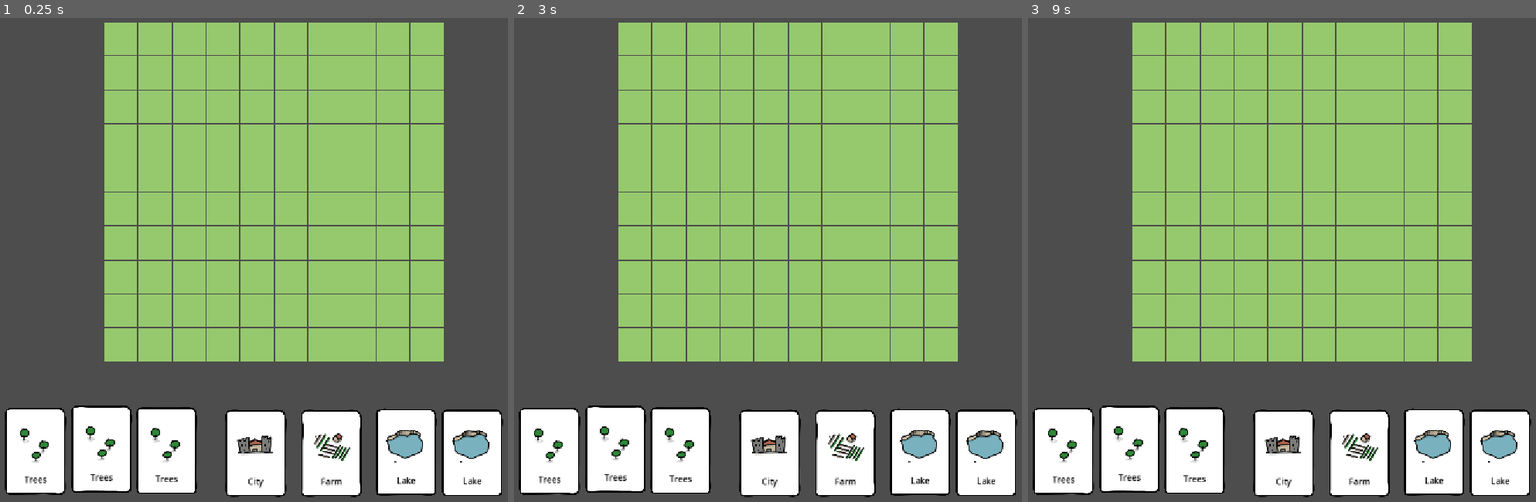
Above: before the commit, frames 1-3 (left to right).
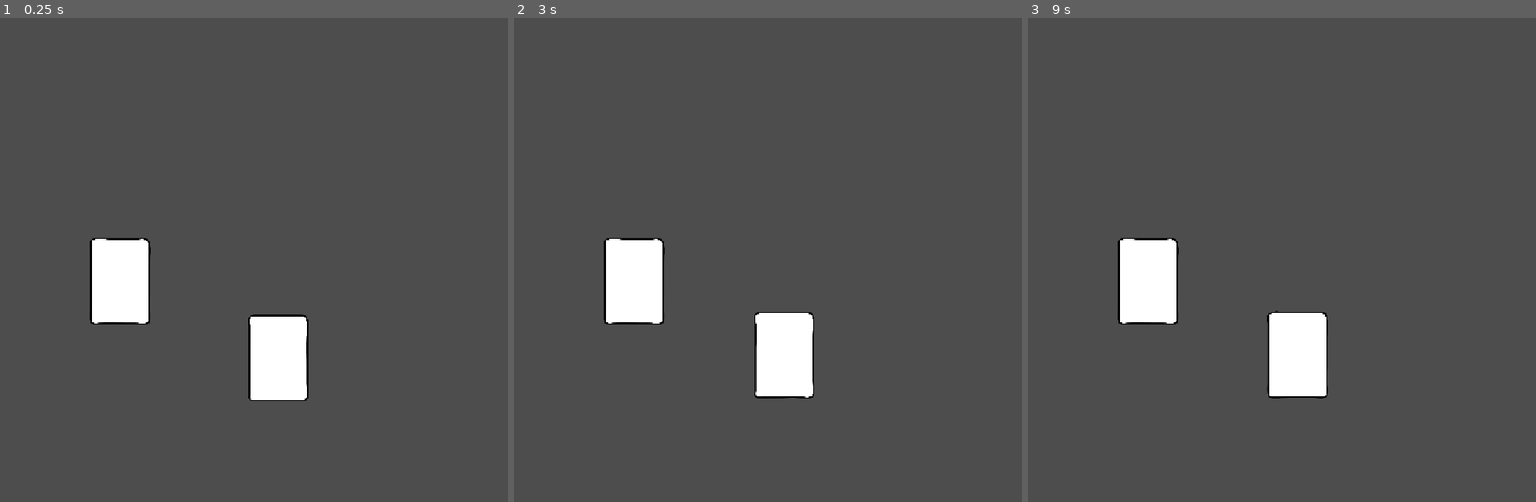
Above: after the commit, the same moments.

Repository: paulsonnentag/frame
Game: Godot game, scene res://main.tscn
Two runs of this game, one before a commit and one after it. Both use one fixed random seed, a clock stepped at 60 frames per second and the inputs below. Before the commit the project starts from res://game/main.tscn.
Inputs (mouse positions are in pixels of both pictures, inside the frame that each line leads up to):
- Up to frame 1 (0.25 s): no input
- Up to frame 2 (3 s): tap Enter at 0.5, 2 s; move the mouse to (950, 226) at 0.52 s; click (950, 226) at 0.6 s; tap Space at 1.25, 2.75 s; move the mouse to (691, 274) at 1.27 s; click (691, 274) at 1.35 s; move the mouse to (874, 139) at 2.02 s; click (874, 139) at 2.1 s; move the mouse to (783, 351) at 2.77 s; click (783, 351) at 2.85 s
- Up to frame 3 (9 s): tap Enter at 3.5 s; move the mouse to (1515, 327) at 3.52 s; click (1515, 327) at 3.6 s; tap Space at 4.25 s; move the mouse to (1144, 172) at 4.27 s; click (1144, 172) at 4.35 s; move the mouse to (1358, 250) at 5.02 s; click (1358, 250) at 5.1 s; move the mouse to (1236, 119) at 5.77 s; click (1236, 119) at 5.85 s; move the mouse to (1464, 226) at 6.52 s; click (1464, 226) at 6.6 s; move the mouse to (1205, 274) at 7.27 s; click (1205, 274) at 7.35 s; move the mouse to (1388, 139) at 8.02 s; click (1388, 139) at 8.1 s; move the mouse to (1297, 351) at 8.77 s; click (1297, 351) at 8.85 s

The runs differ from the first frame. In frame 1, 60% of the frame differs, in the area x 0-100%, y 0-100%; in frame 2, 60%; in frame 3, 60%.
Error before the commit: Invalid access to property or key 'position' on a base object of type 'InputEventKey'. (res://dnd/draggable.gd:14)
Error after the commit: Parse Error: Could not find type "GodotProject" in the current scope. (res://global.gd:3)

Commit message:
draggin cards sync

Diff:
--- a/cards/card.gd
+++ b/cards/card.gd
@@ -2,20 +2,22 @@
 extends Node2D
 
 @onready var draggable: Draggable = %Draggable
+@export var entity_id: String
 
-var initial_position: Vector2
+func _ready() -> void:
 
-func _ready():
-	initial_position = global_position
 	draggable.dropped.connect(_on_dropped)
 
-func _process(_delta: float):
-	if not draggable.is_dragging:
-		global_position = global_position.lerp(initial_position, 0.1)
-		scale = scale.lerp(Vector2(1, 1), 0.1)
-	else:
-		scale = scale.lerp(Vector2(0.5, 0.5), 0.1)
+
+func _process(_delta: float) -> void:
+	if !draggable.is_dragging:
+		var x = Global.state.get_state_int(entity_id, "x")
+		var y = Global.state.get_state_int(entity_id, "y")
+
+		if x != 0 || y != 0:
+			global_position = Vector2(x, y)
+
 
 func _on_dropped(_target: Node2D):
-
-	pass
+	Global.state.set_state_int(entity_id, "x", global_position.x);
+	Global.state.set_state_int(entity_id, "y", global_position.y);
--- a/cards/card.tscn
+++ b/cards/card.tscn
@@ -1,7 +1,7 @@
 [gd_scene load_steps=4 format=3 uid="uid://bo7wdhbgsc1jy"]
 
-[ext_resource type="Texture2D" uid="uid://deqsuds7jyydc" path="res://cards/assets/card.png" id="1_44rt2"]
-[ext_resource type="Script" path="res://cards/card.gd" id="1_t4qkk"]
+[ext_resource type="Texture2D" uid="uid://deqsuds7jyydc" path="res://assets/card.png" id="1_44rt2"]
+[ext_resource type="Script" uid="uid://ba8rml2dxnxwx" path="res://cards/card.gd" id="1_t4qkk"]
 [ext_resource type="PackedScene" uid="uid://dk5i1hipqlpq0" path="res://dnd/Draggable.tscn" id="2_4sr8b"]
 
 [node name="Card" type="Node2D"]
@@ -14,5 +14,6 @@
 drag_handle = NodePath("../Sprite2D")
 
 [node name="Sprite2D" type="Sprite2D" parent="."]
+unique_name_in_owner = true
 scale = Vector2(0.225375, 0.225375)
 texture = ExtResource("1_44rt2")
--- a/dnd.gd
+++ /dev/null
@@ -1,3 +0,0 @@
-extends Node
-
-var is_dragging = false
--- a/dnd/draggable.gd
+++ b/dnd/draggable.gd
@@ -38,13 +38,19 @@
 
 
 func _on_drop(point: Vector2):
+  var was_dropped_on_target = false
+
   for target in DropTarget.all_drop_targets:
     target.is_dragging_over = false
 
     if target.has_point(point):
       dropped.emit(target.get_parent())
       target.dropped.emit(get_parent())
+      was_dropped_on_target = true
       break
+
+  if !was_dropped_on_target:
+    dropped.emit(null)
 
 func _process(_delta: float):
   var parent = get_parent()
--- a/game/game_card.gd
+++ /dev/null
@@ -1,30 +0,0 @@
-@tool
-class_name GameCard
-extends Card
-
-const GameTileScene = preload("res://game/game_tile.tscn")
-
-
-@export var text: String
-@export var image: Texture2D
-
-@onready var label: Label = %Label
-@onready var image_sprite: Sprite2D = %ImageSprite
-
-func _process(delta: float):
-	label.text = text
-	image_sprite.texture = image
-
-	if !Engine.is_editor_hint():
-		super._process(delta)
-
-func _on_dropped(target: Node):
-	if not target is Tile:
-		return
-
-	var game_tile: GameTile = GameTileScene.instantiate()
-	game_tile.position = target.position
-	game_tile.texture = image
-	target.get_parent().add_child(game_tile)
-	target.queue_free()
-	self.queue_free()
--- a/game/game_card.tscn
+++ /dev/null
@@ -1,26 +0,0 @@
-[gd_scene load_steps=4 format=3 uid="uid://5j3fdq604iuy"]
-
-[ext_resource type="PackedScene" uid="uid://bo7wdhbgsc1jy" path="res://cards/card.tscn" id="1_2j4rg"]
-[ext_resource type="Texture2D" uid="uid://brus77wsbxywd" path="res://game/assets/trees.png" id="2_crwuq"]
-[ext_resource type="Script" path="res://game/game_card.gd" id="2_y3rj0"]
-
-[node name="Card" instance=ExtResource("1_2j4rg")]
-script = ExtResource("2_y3rj0")
-text = null
-image = null
-
-[node name="Label" type="Label" parent="." index="2"]
-unique_name_in_owner = true
-offset_left = -48.0
-offset_top = 45.0
-offset_right = 49.0
-offset_bottom = 68.0
-theme_override_colors/font_color = Color(0, 0, 0, 1)
-text = "Trees"
-horizontal_alignment = 1
-
-[node name="ImageSprite" type="Sprite2D" parent="." index="3"]
-unique_name_in_owner = true
-position = Vector2(0, -13)
-scale = Vector2(0.427273, 0.427273)
-texture = ExtResource("2_crwuq")
--- a/game/game_tile.gd
+++ /dev/null
@@ -1,8 +0,0 @@
-class_name GameTile
-extends Tile
-
-@export var texture: Texture2D
-@onready var image: Sprite2D = %Sprite2D
-
-func _ready():
-  image.texture = texture
--- a/game/game_tile.tscn
+++ /dev/null
@@ -1,15 +0,0 @@
-[gd_scene load_steps=4 format=3 uid="uid://203a0dcru8mj"]
-
-[ext_resource type="PackedScene" uid="uid://b3vyisy1s3qt8" path="res://tiles/tile.tscn" id="1_fqopm"]
-[ext_resource type="Script" path="res://game/game_tile.gd" id="2_detk0"]
-[ext_resource type="Texture2D" uid="uid://brus77wsbxywd" path="res://game/assets/trees.png" id="2_krc6f"]
-
-[node name="Tile" instance=ExtResource("1_fqopm")]
-script = ExtResource("2_detk0")
-texture = null
-
-[node name="Sprite2D" type="Sprite2D" parent="." index="2"]
-unique_name_in_owner = true
-position = Vector2(-4.76837e-07, 7.15256e-07)
-scale = Vector2(0.318182, 0.318182)
-texture = ExtResource("2_krc6f")
--- a/game/main.tscn
+++ /dev/null
@@ -1,78 +0,0 @@
-[gd_scene load_steps=7 format=3 uid="uid://dpim420f7u1le"]
-
-[ext_resource type="PackedScene" uid="uid://c77rpo2ws7bvc" path="res://tiles/tile_map.tscn" id="1_hoqmf"]
-[ext_resource type="PackedScene" uid="uid://5j3fdq604iuy" path="res://game/game_card.tscn" id="2_du8j6"]
-[ext_resource type="Texture2D" uid="uid://brus77wsbxywd" path="res://game/assets/trees.png" id="3_mwv3u"]
-[ext_resource type="Texture2D" uid="uid://cgmce8nvf2wws" path="res://game/assets/city.png" id="3_sm324"]
-[ext_resource type="Texture2D" uid="uid://bst2oeutortnf" path="res://game/assets/farm.png" id="5_gqnjy"]
-[ext_resource type="Texture2D" uid="uid://d2xwmm4dshwyv" path="res://game/assets/lake.png" id="6_so4ah"]
-
-[node name="Main" type="Node2D"]
-
-[node name="CanvasLayer" type="CanvasLayer" parent="."]
-
-[node name="Center" type="HBoxContainer" parent="CanvasLayer"]
-anchors_preset = 8
-anchor_left = 0.5
-anchor_top = 0.5
-anchor_right = 0.5
-anchor_bottom = 0.5
-offset_left = -20.0
-offset_top = -20.0
-offset_right = 20.0
-offset_bottom = 20.0
-grow_horizontal = 2
-grow_vertical = 2
-
-[node name="TileMap" parent="CanvasLayer/Center" instance=ExtResource("1_hoqmf")]
-position = Vector2(0, -64)
-width = 10
-height = 10
-
-[node name="Bottom" type="HBoxContainer" parent="CanvasLayer"]
-z_index = 1
-anchors_preset = 7
-anchor_left = 0.5
-anchor_top = 1.0
-anchor_right = 0.5
-anchor_bottom = 1.0
-offset_left = -20.0
-offset_top = -40.0
-offset_right = 20.0
-grow_horizontal = 2
-grow_vertical = 0
-
-[node name="Card2" parent="CanvasLayer/Bottom" instance=ExtResource("2_du8j6")]
-position = Vector2(-494, -73)
-text = "Trees"
-image = ExtResource("3_mwv3u")
-
-[node name="Card3" parent="CanvasLayer/Bottom" instance=ExtResource("2_du8j6")]
-position = Vector2(-366, -77)
-text = "Trees"
-image = ExtResource("3_mwv3u")
-
-[node name="Card4" parent="CanvasLayer/Bottom" instance=ExtResource("2_du8j6")]
-position = Vector2(-240, -74)
-text = "Trees"
-image = ExtResource("3_mwv3u")
-
-[node name="Card5" parent="CanvasLayer/Bottom" instance=ExtResource("2_du8j6")]
-position = Vector2(-67, -69)
-text = "City"
-image = ExtResource("3_sm324")
-
-[node name="Card6" parent="CanvasLayer/Bottom" instance=ExtResource("2_du8j6")]
-position = Vector2(80, -69)
-text = "Farm"
-image = ExtResource("5_gqnjy")
-
-[node name="Card7" parent="CanvasLayer/Bottom" instance=ExtResource("2_du8j6")]
-position = Vector2(225, -71)
-text = "Lake"
-image = ExtResource("6_so4ah")
-
-[node name="Card8" parent="CanvasLayer/Bottom" instance=ExtResource("2_du8j6")]
-position = Vector2(353, -70)
-text = "Lake"
-image = ExtResource("6_so4ah")
--- a/game/tree_tile.tscn
+++ /dev/null
@@ -1,11 +0,0 @@
-[gd_scene load_steps=3 format=3 uid="uid://dfpx1uutdgxgb"]
-
-[ext_resource type="PackedScene" uid="uid://b3vyisy1s3qt8" path="res://tiles/tile.tscn" id="1_mxurb"]
-[ext_resource type="Texture2D" uid="uid://brus77wsbxywd" path="res://game/assets/trees.png" id="2_iv6wx"]
-
-[node name="Tile" instance=ExtResource("1_mxurb")]
-
-[node name="Trees" type="Sprite2D" parent="." index="2"]
-position = Vector2(4, -3)
-scale = Vector2(0.318182, 0.318182)
-texture = ExtResource("2_iv6wx")
--- /dev/null
+++ b/global.gd
@@ -0,0 +1,6 @@
+extends Node
+
+var state: GodotProject = GodotProject.create("")
+
+func _ready():
+  print(state.get_doc_id())
--- /dev/null
+++ b/main.tscn
@@ -0,0 +1,13 @@
+[gd_scene load_steps=2 format=3 uid="uid://dpim420f7u1le"]
+
+[ext_resource type="PackedScene" uid="uid://bo7wdhbgsc1jy" path="res://cards/card.tscn" id="1_ig7tw"]
+
+[node name="Main" type="Node2D"]
+
+[node name="Card" parent="." instance=ExtResource("1_ig7tw")]
+position = Vector2(250, 557)
+entity_id = "card1"
+
+[node name="Card2" parent="." instance=ExtResource("1_ig7tw")]
+position = Vector2(557, 706)
+entity_id = "card4"
--- a/project.godot
+++ b/project.godot
@@ -11,13 +11,13 @@
 [application]
 
 config/name="New Game Project"
-run/main_scene="res://game/main.tscn"
-config/features=PackedStringArray("4.3", "GL Compatibility")
+run/main_scene="res://main.tscn"
+config/features=PackedStringArray("4.4", "GL Compatibility")
 config/icon="res://icon.svg"
 
 [autoload]
 
-dnd="*res://dnd.gd"
+Global="*res://global.gd"
 
 [display]
 
--- a/tiles/tile.gd
+++ /dev/null
@@ -1,9 +0,0 @@
-class_name Tile
-extends Node2D
-
-@onready var drop_target: DropTarget = %DropTarget
-@onready var color_rect: ColorRect = %ColorRect
-
-
-func _process(_delta: float) -> void:
-	color_rect.color.a = 0.5 if drop_target.is_dragging_over else 1.0
--- a/tiles/tile.tscn
+++ /dev/null
@@ -1,20 +0,0 @@
-[gd_scene load_steps=3 format=3 uid="uid://b3vyisy1s3qt8"]
-
-[ext_resource type="Script" path="res://tiles/tile.gd" id="1_h4c2v"]
-[ext_resource type="Script" path="res://dnd/drop_target.gd" id="1_u0n8m"]
-
-[node name="Tile" type="Node2D"]
-script = ExtResource("1_h4c2v")
-
-[node name="DropTarget" type="Node2D" parent="." node_paths=PackedStringArray("drop_handle")]
-unique_name_in_owner = true
-script = ExtResource("1_u0n8m")
-drop_handle = NodePath("../ColorRect")
-
-[node name="ColorRect" type="ColorRect" parent="."]
-unique_name_in_owner = true
-offset_left = -32.0
-offset_top = -32.0
-offset_right = 32.0
-offset_bottom = 32.0
-color = Color(0.588235, 0.788235, 0.427451, 1)
--- a/tiles/tile_map.gd
+++ /dev/null
@@ -1,27 +0,0 @@
-extends Node2D
-
-@export var width: int = 10
-@export var height: int = 10
-
-
-var tile = preload("res://tiles/tile.tscn")
-
-# Called when the node enters the scene tree for the first time.
-func _ready() -> void:
-
-	print("added this")
-
-	var square_size = 64 # Assuming a square tile size of 64x64 pixels
-	var margin = 2 # Added margin of 2 pixels
-	var half_width = width / 2.0
-	var half_height = height / 2.0
-
-	for i in range(width):
-		for j in range(height):
-			var tile_instance = tile.instantiate()
-			var x = (square_size + margin) * (i - half_width) + margin
-			var y = (square_size + margin) * (j - half_height) + margin
-			tile_instance.position = Vector2(x, y)
-			add_child(tile_instance)
-
-	pass # Replace with function body.
--- a/tiles/tile_map.tscn
+++ /dev/null
@@ -1,8 +0,0 @@
-[gd_scene load_steps=2 format=3 uid="uid://c77rpo2ws7bvc"]
-
-[ext_resource type="Script" path="res://tiles/tile_map.gd" id="1_l6mri"]
-
-[node name="TileMap" type="Node2D"]
-script = ExtResource("1_l6mri")
-width = null
-height = null
Binary file added: assets/Clubs/10c.png
Not shown, added: assets/Clubs/10c.png.import
Binary file added: assets/Clubs/11c.png
Not shown, added: assets/Clubs/11c.png.import
Binary file added: assets/Clubs/12c.png
Not shown, added: assets/Clubs/12c.png.import
Binary file added: assets/Clubs/13c.png
Not shown, added: assets/Clubs/13c.png.import
Binary file added: assets/Clubs/1c.png
Not shown, added: assets/Clubs/1c.png.import
Binary file added: assets/Clubs/2c.png
Not shown, added: assets/Clubs/2c.png.import
(and 118 more such lines)
